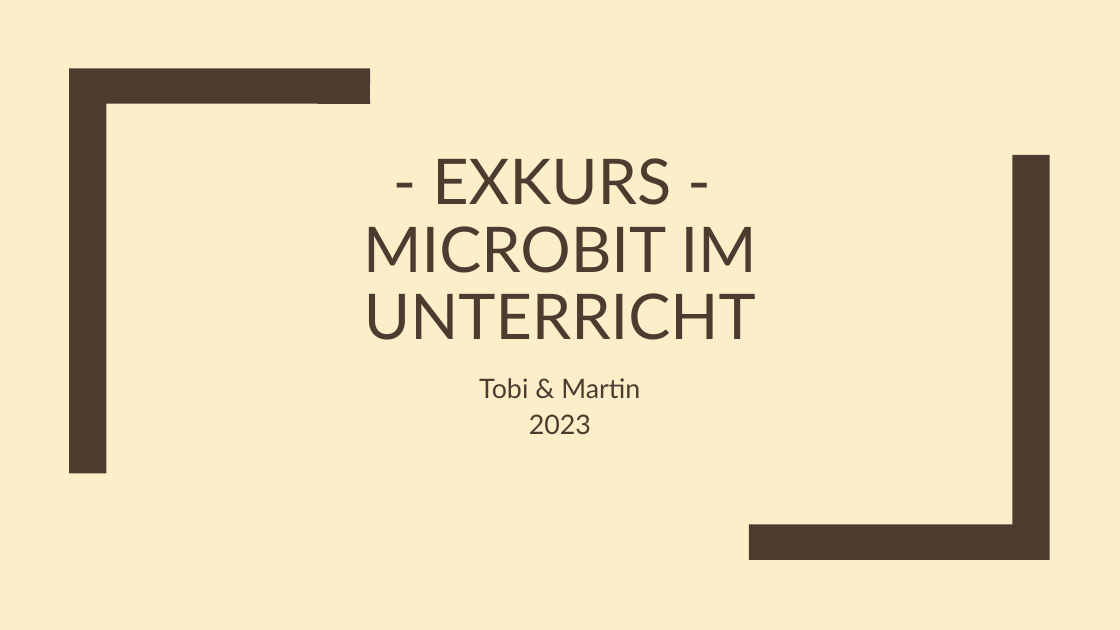
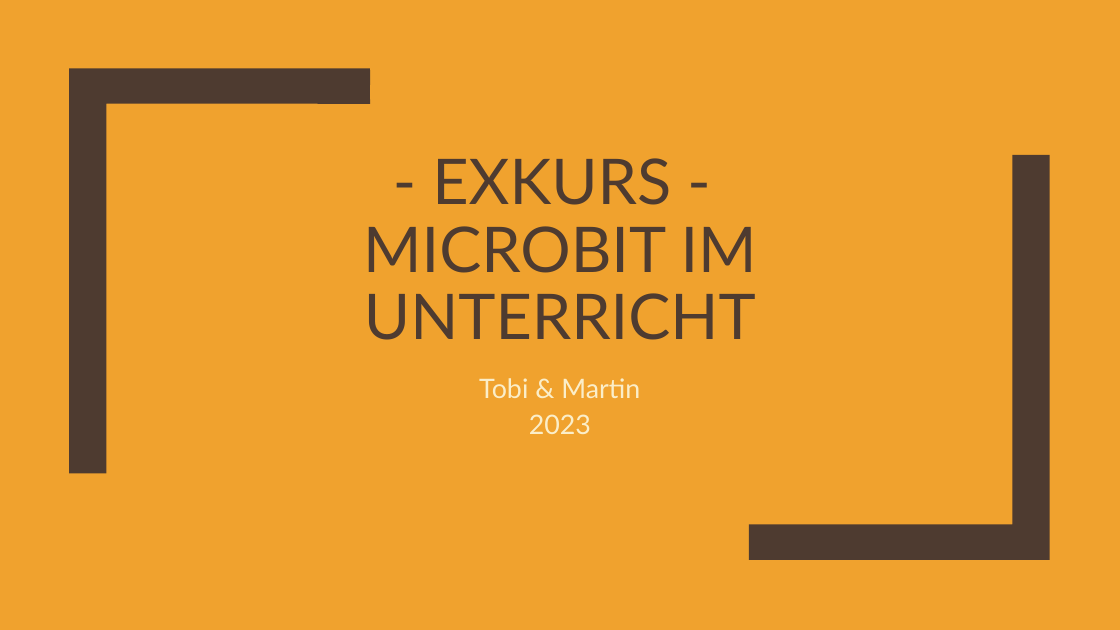
Before and after one commit to advocd/Workshop-Microbit-Python, a slide deck: slide 1 of internal/slides/Microbit-im-Unterricht.pptx. Drawn at 1120x630 pixels with LibreOffice and Linux fonts; fonts in the diff are those of the drawing. Boxes give left, top, right and bottom in pixels: in the first picture for what was removed or moved away, otherwise in the second. Text is boxed around its words. In the diff, an @@ line names an element or a change of style, - is before the commit and + after.

Commit message:
added slides as pdf

```diff
--- a/internal/slides/Microbit-im-Unterricht.pptx
+++ b/internal/slides/Microbit-im-Unterricht.pptx
@@ background #FBEEC9 to #F0A22E @@
@@ subtitle "Tobi & Martin" at bbox=[479, 378, 640, 434]: text colour #4E3B30 to #FBEEC9 @@
```
Also in this commit, not shown: 5 other files.
